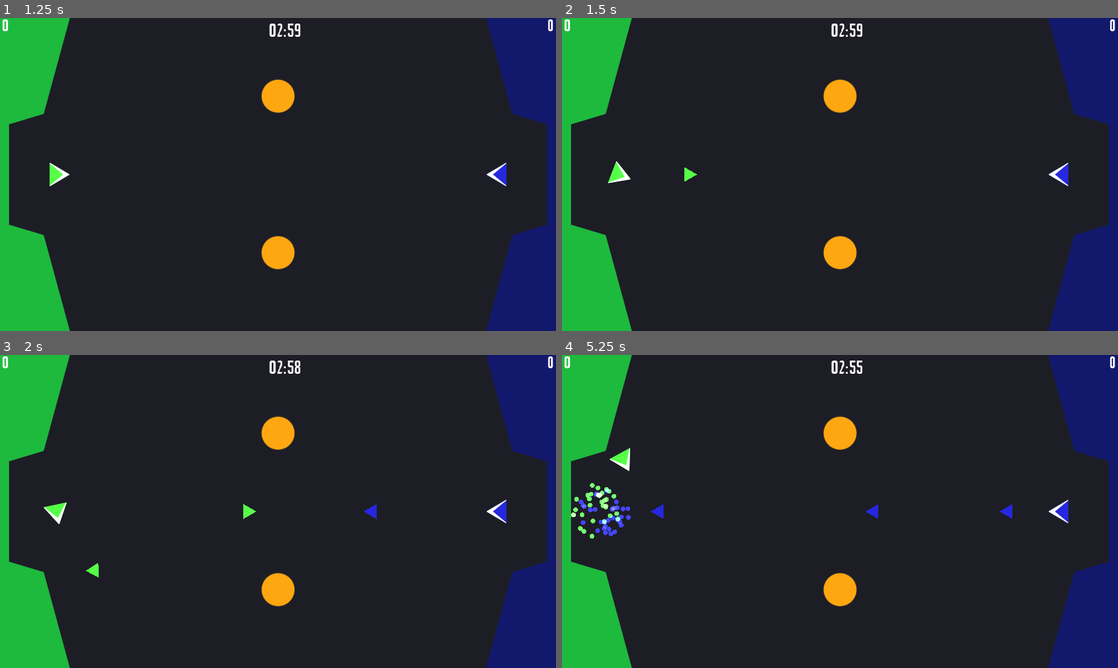
Above: before the commit, frames 1-4 (two rows, left to right).
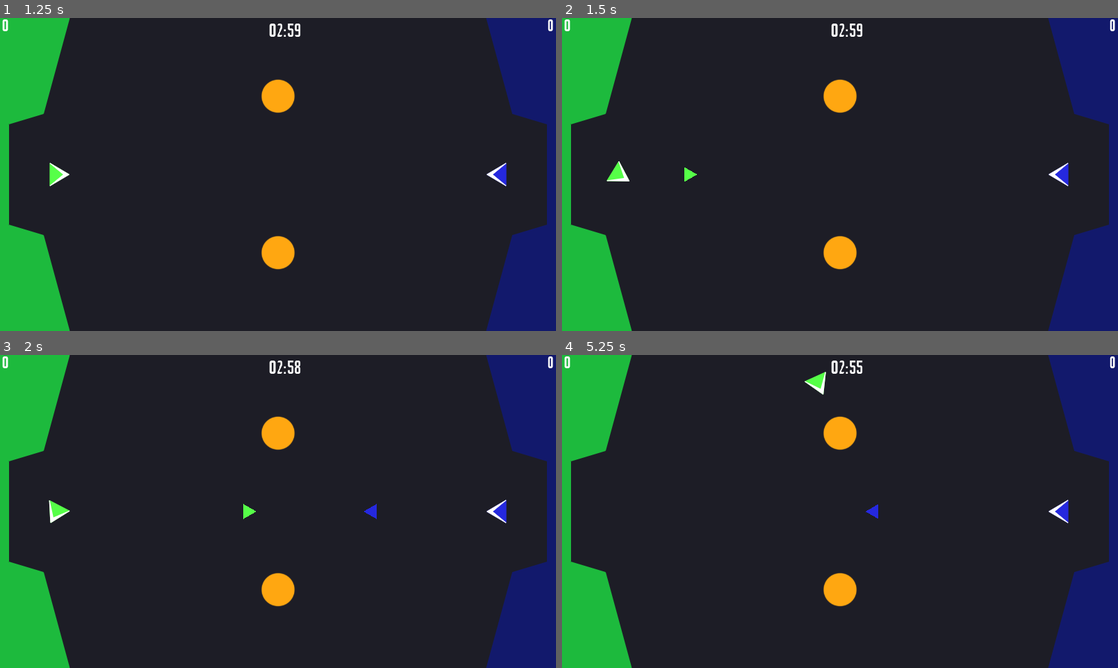
Above: after the commit, the same moments.

Repository: Skorpio-X/Bullet-Ball
Game: Godot game, scene res://start_menu.tscn
The game is run twice, just before and just after one commit, with the same random seed, the same clock (stepped at 60 frames per second) and the same inputs.
Inputs:
- Up to frame 1 (1.25 s): click "Start" at 0.5 s
- Up to frame 2 (1.5 s): tap Enter (restart) at 1.25 s; hold D (player1_right) from 1.28 s (still down); hold F (player1_shoot) from 1.28 s (still down)
- Up to frame 3 (2 s): keep holding D (player1_right); keep holding F (player1_shoot); tap Ctrl (player2_shoot) at 1.55 s
- Up to frame 4 (5.25 s): release D (player1_right) at 2.03 s; release F (player1_shoot) at 2.03 s; hold S (player1_back) 2.03-2.78 s; tap Ctrl (player2_shoot) at 2.1, 3.05, 3.6, 4.55, 5.1 s; tap F (player1_shoot) at 2.3, 3.8 s; hold D (player1_right) 2.78-3.53 s; hold F (player1_shoot) 2.78-3.53 s; hold W (player1_forward) 3.53-4.28 s; hold F (player1_shoot) 4.28-5.03 s; hold A (player1_left) from 4.28 s (still down)

Frame 1 is identical in both runs. In frame 2, less than 0.1% of the frame differs, in the area x 8-13%, y 45-53%; in frame 3, 0.2%; in frame 4, 1.0%, in the area x 1-81%, y 5-59%.

Commit message:
AI targeting improved.

Diff:
--- a/Player.gd
+++ b/Player.gd
@@ -1,15 +1,17 @@
 extends RigidBody2D
 
 
-var angle_speed = 120
+var angle_speed = 3 #120
 var angle_change = 0
 var vel_orig = Vector2(1, 0)
 var vel = Vector2(1, 0)
 var speed = 0
+var max_speed = 10  # 300
 var reset = false
 var start_pos = null
 var start_angle = null
 var shoot_timer = .5
+var shoot_time = 2.5  # Reset the timer to this value. Was 0.5.
 export(String) var move_forward = 'player1_forward'
 export(String) var move_back = 'player1_back'
 export(String) var move_left = 'player1_left'
@@ -29,9 +31,9 @@
 
 func _input(event):
 	if event.is_action_pressed(move_forward):
-		speed = 300
+		speed = max_speed
 	elif event.is_action_pressed(move_back):
-		speed = -300
+		speed = -max_speed
 	elif event.is_action_pressed(move_left):
 		angle_change = -angle_speed
 	elif event.is_action_pressed(move_right):
@@ -51,7 +53,7 @@
 	shoot_timer -= delta
 
 	if angle_change != 0:
-		angular_velocity = angle_change * delta
+		angular_velocity = angle_change #* delta # See if this works correctly without delta
 	else:
 		angular_velocity = 0
 
@@ -60,7 +62,7 @@
 
 func accelerate(delta):
 	if speed != 0:
-		vel = vel_orig.rotated(rotation) * speed * delta
+		vel = vel_orig.rotated(rotation) * speed #* delta # See if this works correctly without delta
 		apply_impulse(Vector2(), vel)
 
 
--- a/PlayerAI.gd
+++ b/PlayerAI.gd
@@ -3,6 +3,7 @@
 signal fire
 
 var target_ball = null
+var target_vector = null
 var direction = Vector2(1, 0)
 var firing = true
 var goal = null
@@ -12,7 +13,7 @@
 var vector_to_own_goal = Vector2()
 var reflected_vector = Vector2()
 var estimated_ball_position = Vector2()
-var timer = 0
+var timer = 0  # Switch ball timer.
 var ball_index = 0
 var adjust_position = false
 
@@ -48,22 +49,26 @@
 	else:
 		# Rotate to target.
 		var ball = target_ball.get_ref()
-		estimated_ball_position = ball.position + ball.linear_velocity
+#		estimated_ball_position = ball.position + ball.linear_velocity  # Previous solution
 
 #		vector_to_goal = goal_pos - estimated_ball_position
 #		reflected_vector = vector_to_goal.reflect(Vector2(0, 1))
 #		var target_vector = ball.position - position
-		var target_vector = estimated_ball_position - position
-#
+#		var target_vector = estimated_ball_position - position  # Previous solution
+		var target_vector = get_target_vector()
+		if target_vector:
+			target_vector -= position
+
 #		target_vector += ball.linear_velocity
 #		print(target_vector)
 #		var orientation = vector_to_goal.rotated(-PI/2).dot(direction)
-		var orientation = target_vector.rotated(-PI/2).dot(direction)
+#		var orientation = target_vector.rotated(-PI/2).dot(direction)  # Previous solution
+			var orientation = target_vector.rotated(-PI/2).dot(direction)
 	#	print(orientation)
-		if orientation < 0:
-			angle_change = -angle_speed
-		elif orientation > 0:
-			angle_change = angle_speed
+			if orientation < 0:
+				angle_change = -angle_speed
+			elif orientation > 0:
+				angle_change = angle_speed
 
 		direction = Vector2(1, 0).rotated(rotation)
 
@@ -71,6 +76,50 @@
 			emit_signal('fire')
 
 	move(delta)
+
+
+func get_target_vector():
+	var target_pos = target_ball.get_ref().position - position
+	var tv = target_ball.get_ref().linear_velocity
+	var v = 583  # Projectile speed.
+	var tx = target_pos.x
+	var ty = target_pos.y
+	var dst = target_ball.get_ref().position
+
+	var a = tv.x*tv.x + tv.y*tv.y - v*v
+	var b = 2 * (tv.x*tx + tv.y*ty)
+	var c = tx*tx + ty*ty
+
+	var ts = quad(a, b, c)
+
+	var sol = null
+
+	if ts:
+		var t0 = ts[0]
+		var t1 = ts[1]
+		var t = min(t0, t1)
+		if t < 0:
+			t = max(t0, t1)
+		if t > 0:
+			sol = Vector2(dst.x + tv.x * t, dst.y + tv.y * t)
+
+	return sol
+
+func quad(a, b, c):
+	var sol = null
+	if abs(a) < 1e-6:
+		if abs(b) < 1e-6:
+			sol = [0, 0] if abs(c) < 1e-6 else null
+		else:
+			sol = [-c/b, -c/b]
+	else:
+		var disc = b*b - 4*a*c
+		if disc >= 0:
+			disc = sqrt(disc)
+			a = 2*a
+			sol = [(-b-disc)/a, (-b+disc)/a]
+
+	return sol
 
 
 func move(delta):
--- a/collision_particles.tscn
+++ b/collision_particles.tscn
@@ -62,7 +62,7 @@
 anim_loop = false
 _sections_unfolded = [ "Initial Velocity" ]
 
-[node name="collision_particles" type="Particles2D"]
+[node name="collision_particles" type="Particles2D" index="0"]
 
 modulate = Color( 0, 1, 0.203125, 1 )
 material = SubResource( 1 )
--- a/game_scene.gd
+++ b/game_scene.gd
@@ -51,12 +51,12 @@
 	update()
 	if Input.is_action_pressed('player1_shoot') and $player1.shoot_timer <= 0:
 		create_projectile($player1)
-		$player1.shoot_timer = .5
+		$player1.shoot_timer = $player1.shoot_time
 		$shoot_sound2.play()
 		$shoot_sound3.play()
 	if Input.is_action_pressed('player2_shoot') and $player2.shoot_timer <= 0:
 		create_projectile($player2)
-		$player2.shoot_timer = .5
+		$player2.shoot_timer = $player2.shoot_time
 		$shoot_sound2.play()
 		$shoot_sound3.play()
 	if Input.is_action_just_pressed('ui_focus_next'):
@@ -167,7 +167,7 @@
 func _on_player1_fire():
 	if $player1.shoot_timer <= 0:
 		create_projectile($player1)
-		$player1.shoot_timer = .5
+		$player1.shoot_timer = $player1.shoot_time
 		$shoot_sound2.play()
 		$shoot_sound3.play()
 
@@ -175,11 +175,13 @@
 func _on_player2_fire():
 	if $player2.shoot_timer <= 0:
 		create_projectile($player2)
-		$player2.shoot_timer = .5
+		$player2.shoot_timer = $player2.shoot_time
 		$shoot_sound2.play()
 		$shoot_sound3.play()
 
 #func _draw():
-#	draw_line($player2.estimated_ball_position, $player2.estimated_ball_position+$player2.vector_to_goal, 'ffffff')
-#	draw_line($player2.estimated_ball_position, $player2.estimated_ball_position+$player2.reflected_vector, 'ff6600')
-#	draw_line($player2.position, Vector2(100, 200), '00ff55')
+##	draw_line($player2.estimated_ball_position, $player2.estimated_ball_position+$player2.vector_to_goal, 'ffffff')
+##	draw_line($player2.estimated_ball_position, $player2.estimated_ball_position+$player2.reflected_vector, 'ff6600')
+##	draw_line($player2.position, Vector2(100, 200), '00ff55')
+#	if $player2.target_vector:
+#		draw_line($player2.target_vector, $player2.position, 'ff6600')
